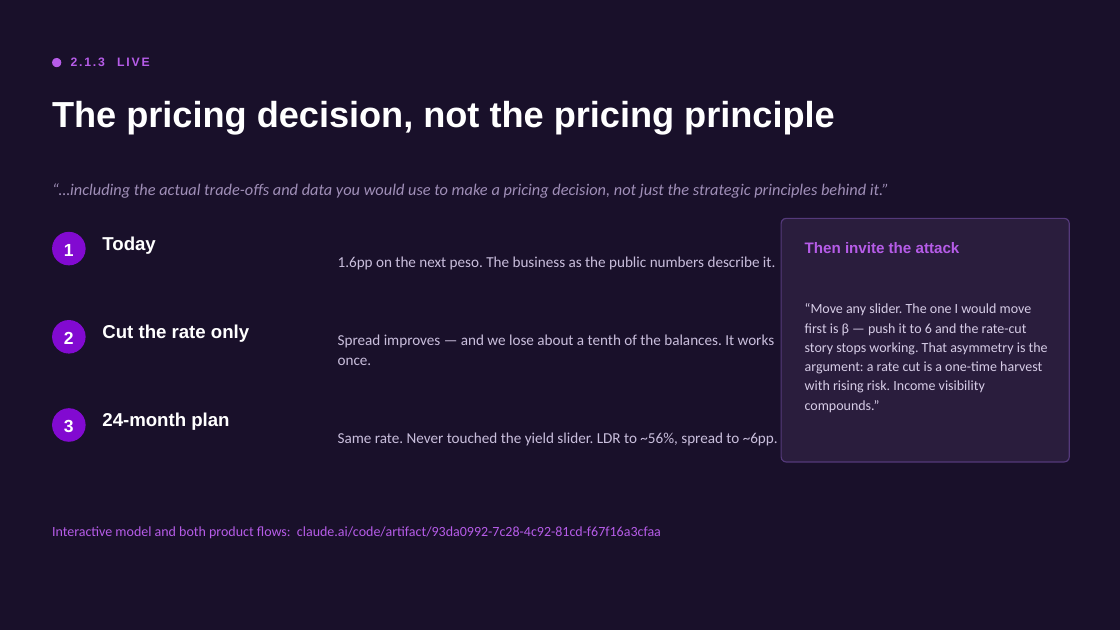
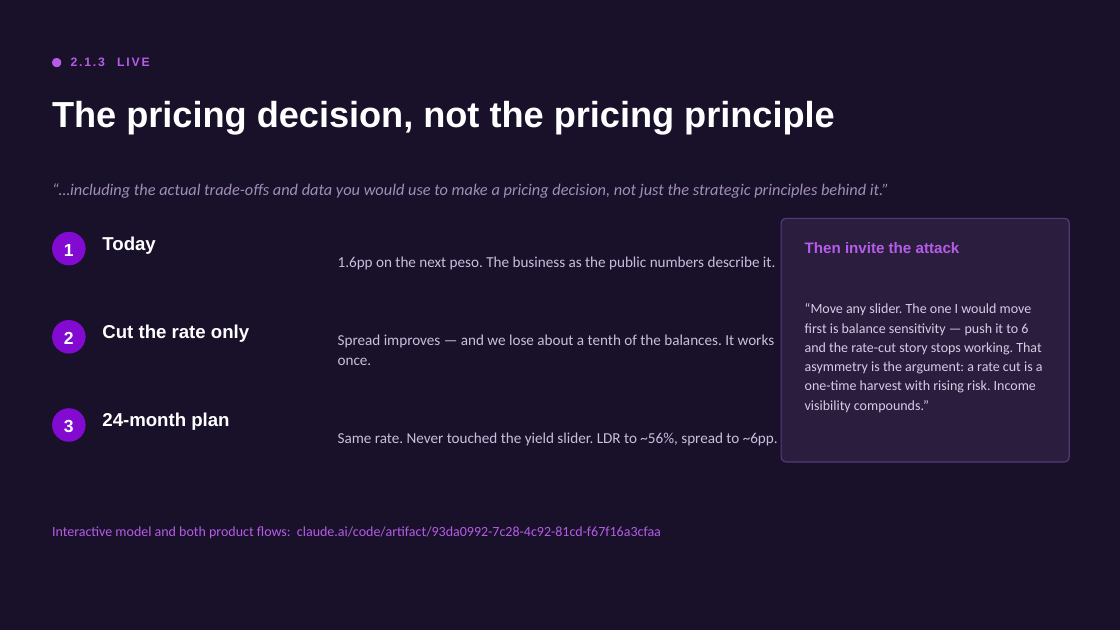
Before and after one commit to cemorr10-debug/nubank-case-prep, a slide deck: slide 8 of deck/Core_Mexico_Business_Case.pptx. Drawn at 1120x630 pixels with LibreOffice and Linux fonts; fonts in the diff are those of the drawing. Boxes give left, top, right and bottom in pixels: in the first picture for what was removed or moved away, otherwise in the second. Text is boxed around its words. In the diff, an @@ line names an element or a change of style, - is before the commit and + after.

```diff
--- a/deck/Core_Mexico_Business_Case.pptx
+++ b/deck/Core_Mexico_Business_Case.pptx
@@ text at bbox=[805, 303, 1043, 412]: text changed @@
-“Move any slider. The one I would move first is β — push it to 6 and the rate-cut story stops working. That asymmetry is the argument: a rate cut is a one-time harvest with rising risk. Income visibility compounds.”
+“Move any slider. The one I would move first is balance sensitivity — push it to 6 and the rate-cut story stops working. That asymmetry is the argument: a rate cut is a one-time harvest with rising risk. Income visibility compounds.”
```
Also in this commit, not shown: 3 other slides changed, 5 other files.
